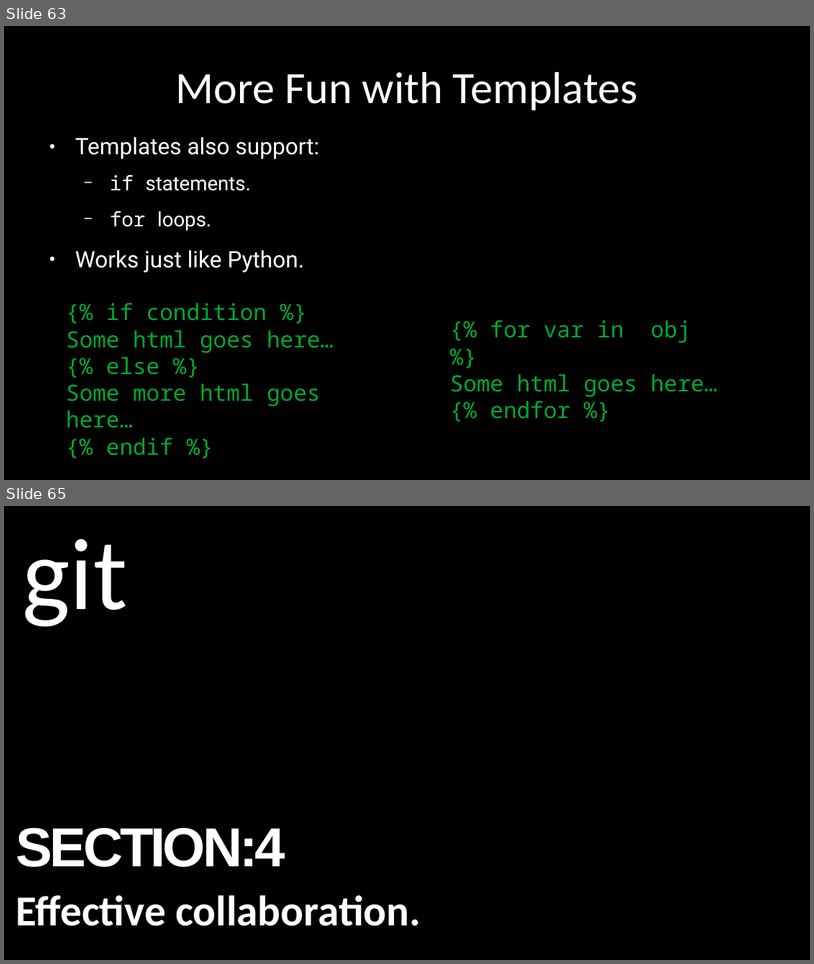
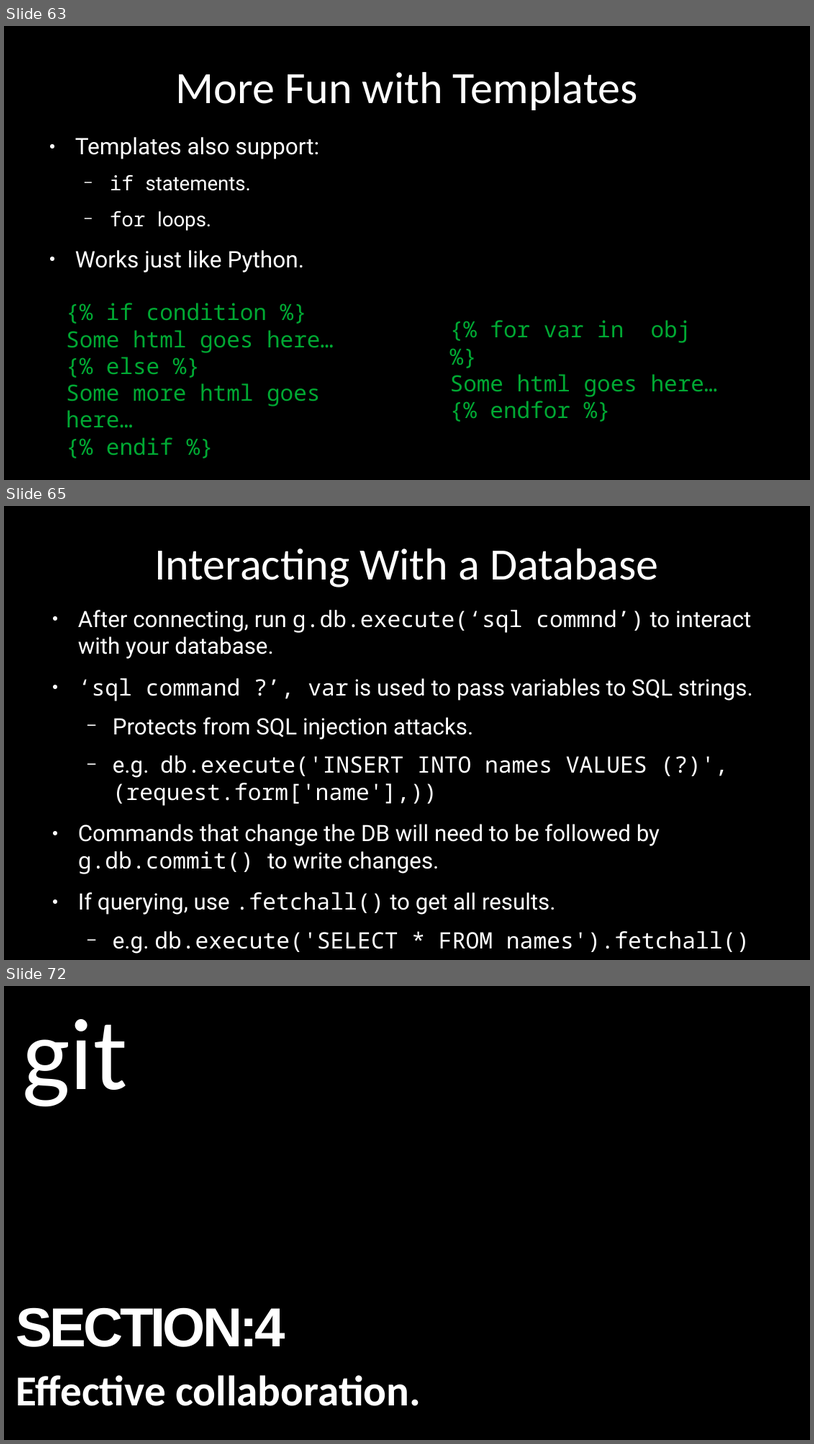
Before and after one commit to alexacallmebaka/htmlflasksql, a slide deck: slides/deck.odp. Shown one above the other, each under a label of ours: slides 63 and 65 before the commit, slides 63, 65 and 72 after it; the slides between them are not shown. The pictures are 814x964 and 814x1444 pixels, drawn with LibreOffice and Linux fonts; fonts in the diff are those of the drawing. Boxes give left, top, right and bottom in pixels: in the first picture for what was removed or moved away, otherwise in the second. Text is boxed around its words. In the diff, an @@ line names an element or a change of style, - is before the commit and + after.

```diff
--- a/slides/deck.odp
+++ b/slides/deck.odp
@@ slide 65 added at [4,506,810,960], background #000000 @@
@@ title added at [154,548,659,587], 44 pt, text #FFFFFF @@
+Interacting With a Database
@@ text added at [78,610,754,953], 22.2 pt, text #FFFFFF @@
+● After connecting, run g.db.execute(‘sql commnd’) to interact with your database.
+● ‘sql command ?’, var is used to pass variables to SQL strings.
+  − Protects from SQL injection attacks.
+  − e.g. db.execute('INSERT INTO names VALUES (?)', (request.form['name'],))
+● Commands that change the DB will need to be followed by g.db.commit() to write changes.
+● If querying, use .fetchall() to get all results.
+  − e.g. db.execute('SELECT * FROM names').fetchall()
@@ what was slide 65 is now slide 72 @@
```
Also in this commit, not shown: 4 slides changed, 18 other slides added, 3 slides removed, 1 other file.
